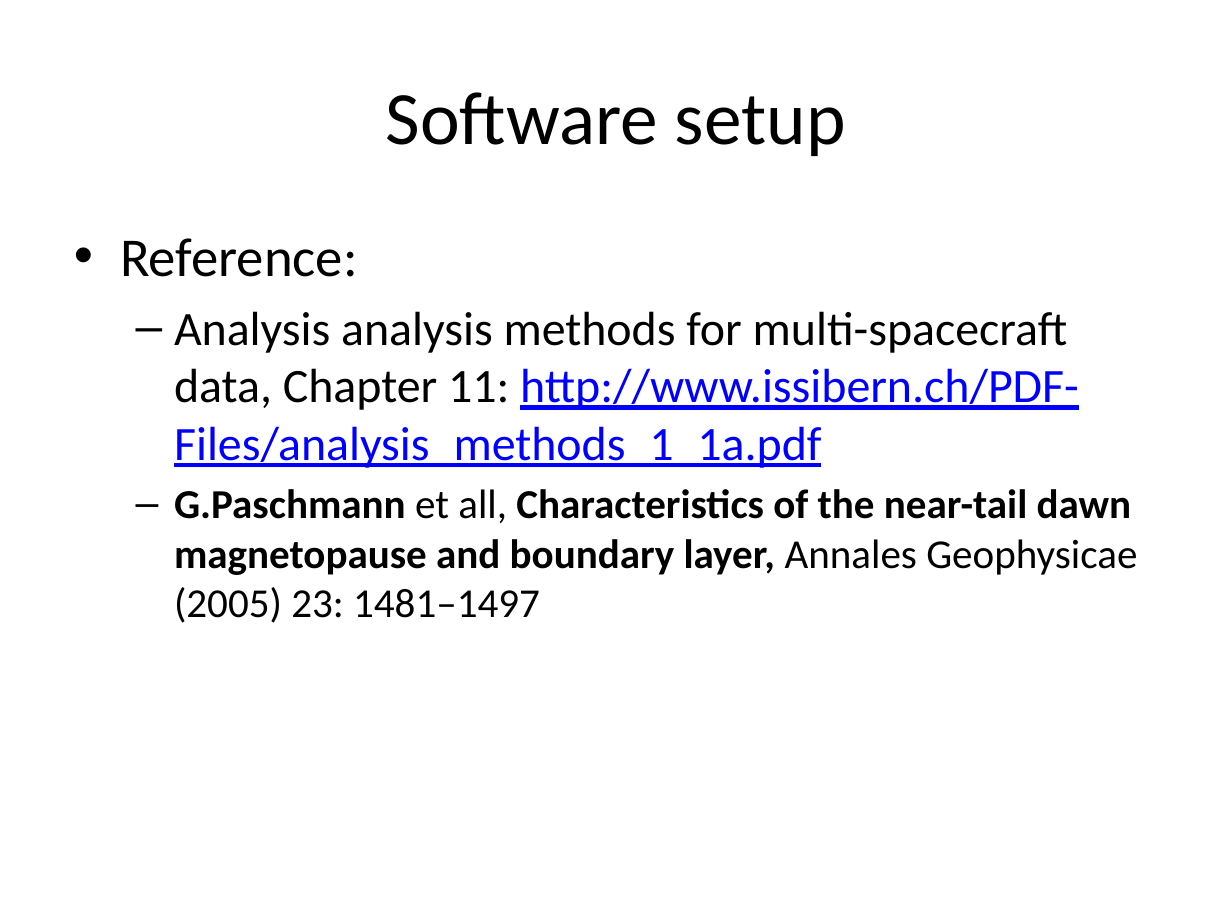
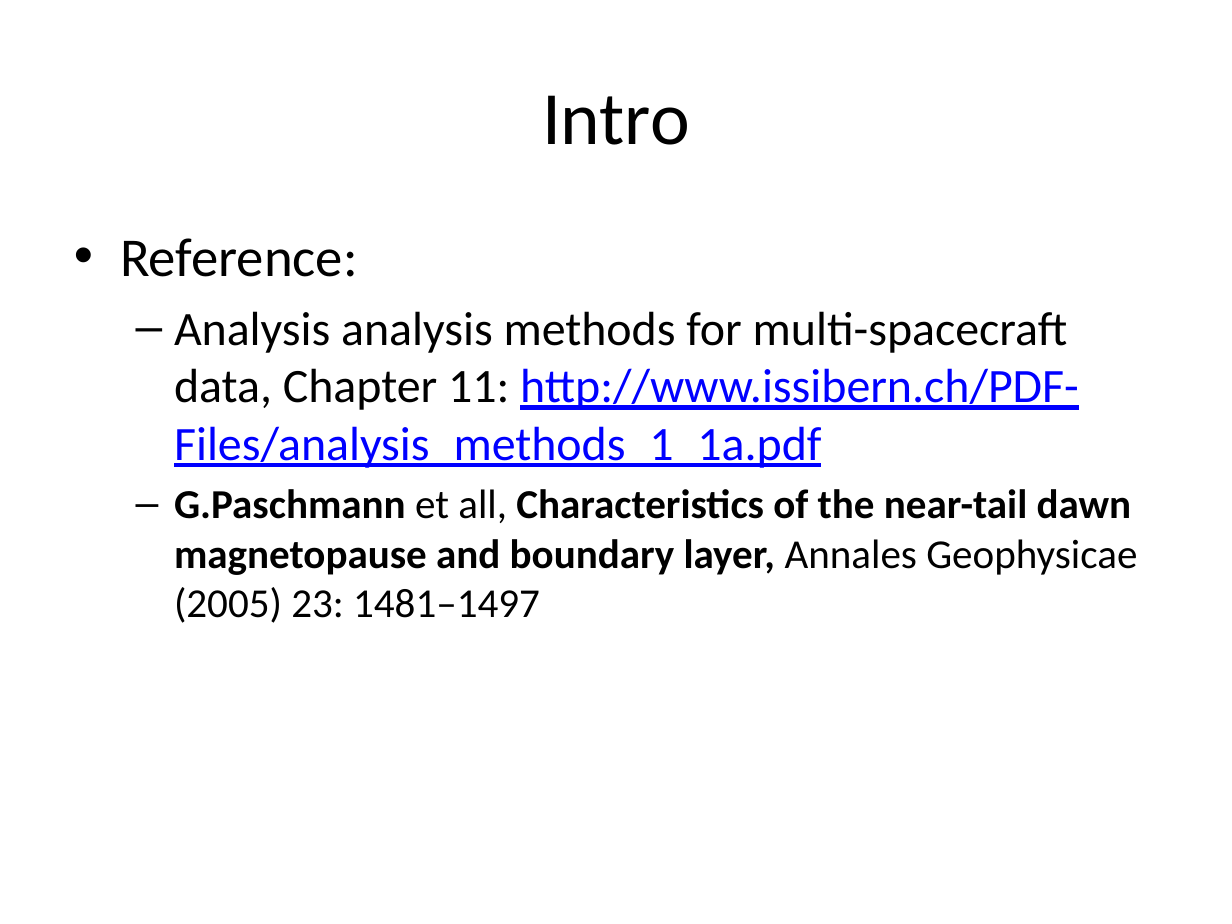
Before and after one commit to irfu/Nordita_Magnetic_Reconnection_School_2015, a slide deck: slide 2 of Lectures/Lecture_4.pptx. Drawn at 1232x924 pixels with LibreOffice and Linux fonts; fonts in the diff are those of the drawing. Boxes give left, top, right and bottom in pixels: in the first picture for what was removed or moved away, otherwise in the second. Text is boxed around its words. In the diff, an @@ line names an element or a change of style, - is before the commit and + after.

Commit message:
update

```diff
--- a/Lectures/Lecture_4.pptx
+++ b/Lectures/Lecture_4.pptx
@@ title at <box>542,95,690,145</box>: text changed @@
-Software setup
+Intro
```
Also in this commit, not shown: 1 slide removed.
